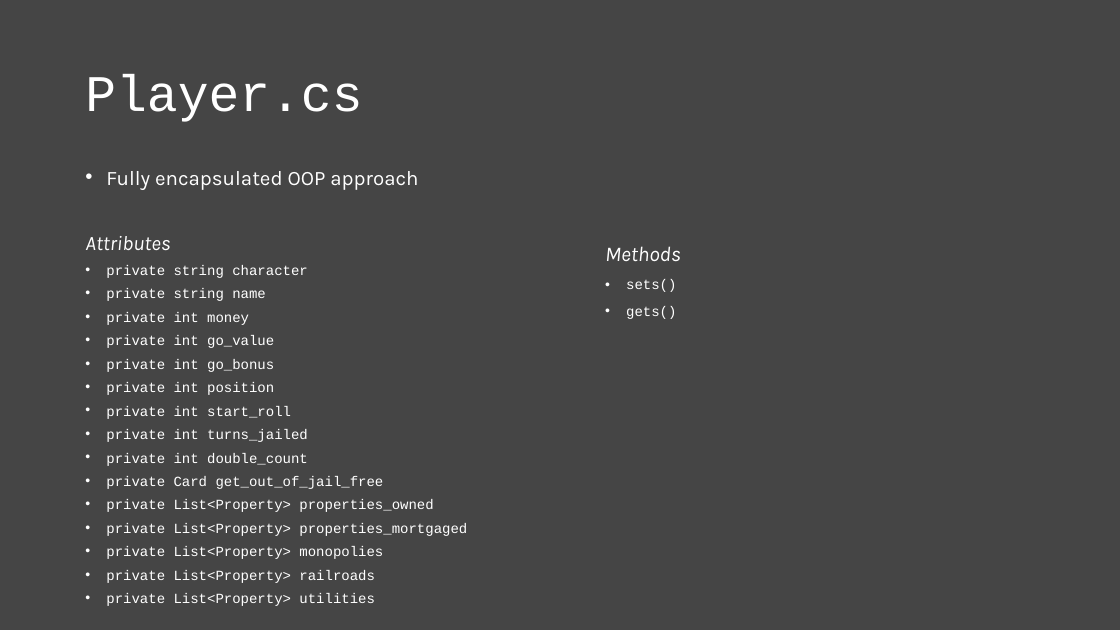
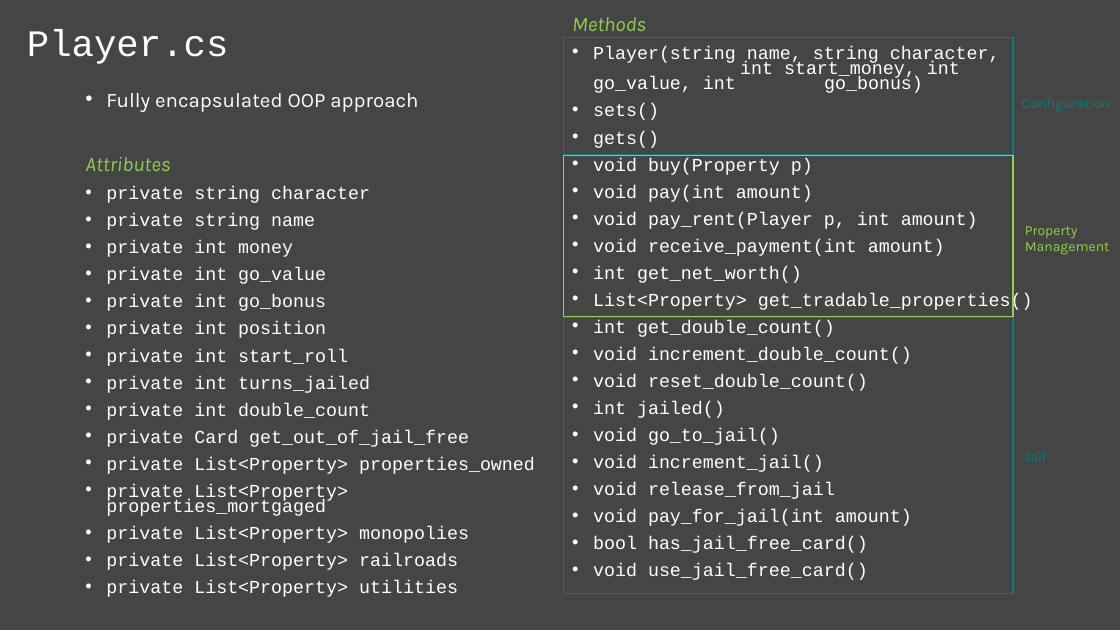
Before and after one commit to ampersandmcd/Monopoly, a slide deck: slide 4 of model.pptx. Drawn at 1120x630 pixels with LibreOffice and Linux fonts; fonts in the diff are those of the drawing. Boxes give left, top, right and bottom in pixels: in the first picture for what was removed or moved away, otherwise in the second. Text is boxed around its words. In the diff, an @@ line names an element or a change of style, - is before the commit and + after.

```diff
--- a/model.pptx
+++ b/model.pptx
@@ title "Player.cs": place and size @@
-title "Player.cs" at (85, 74, 362, 122)
+title "Player.cs" at (27, 30, 229, 64)
@@ title "Player.cs" at (27, 30, 229, 64): size 44 to 32 pt @@
@@ text "Methods": place and size @@
-text "Methods" at (605, 246, 681, 319)
+text "Methods" at (572, 17, 1033, 580)
@@ text at (572, 17, 659, 148): size 18 to 17.6 pt, text colour #FFFFFF to #92D050 in "Methods"; size 12 to 15.7 pt in "sets()", "gets()"; line spacing 0.9 to 0.7 @@
@@ rectangle added at (564, 38, 1013, 155), outline #008080 1 pt @@
@@ text at (593, 46, 1000, 93): paragraph added @@
+• Player(string name, string character, int start_money, int go_value, int go_bonus)
@@ text "Fully encapsulated OOP approach": place and size @@
-text "Fully encapsulated OOP approach" at (85, 171, 467, 606)
+text "Fully encapsulated OOP approach" at (85, 93, 535, 597)
@@ text at (85, 157, 535, 597): text colour #FFFFFF to #92D050 in "Attributes"; size 12 to 15.7 pt @@
@@ rectangle added at (564, 156, 1013, 318), outline #92D050 1 pt @@
@@ text at (593, 158, 1033, 580): paragraphs added @@
+• void buy(Property p)
+• void pay(int amount)
+• void pay_rent(Player p, int amount)
+• void receive_payment(int amount)
+• int get_net_worth()
+• List<Property> get_tradable_properties()
+• int get_double_count()
+• void increment_double_count()
+• void reset_double_count()
+• int jailed()
+• void go_to_jail()
+• void increment_jail()
+• void release_from_jail
+• void pay_for_jail(int amount)
+• bool has_jail_free_card()
+• void use_jail_free_card()
@@ text added at (1025, 226, 1110, 255), 12 pt, text #92D050 @@
+Property Management
@@ rectangle added at (564, 318, 1013, 593), outline #008080 1 pt @@
```
Also in this commit, not shown: 7 other slides changed, 5 slides added, 5 other files.
